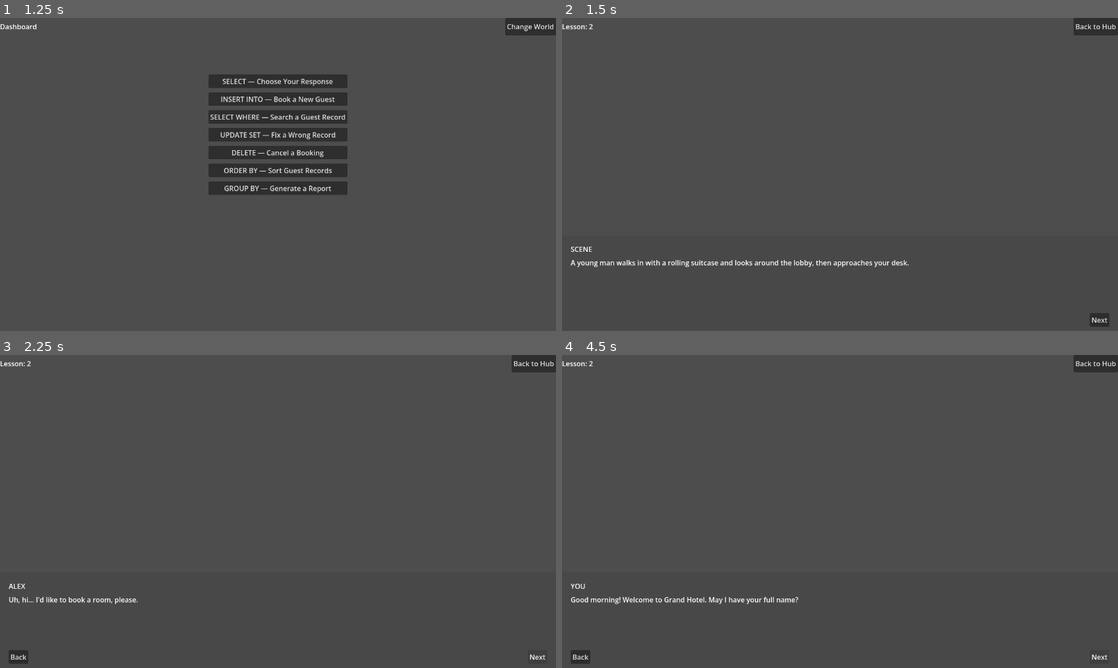
Above: before the commit, frames 1-4 (two rows, left to right).
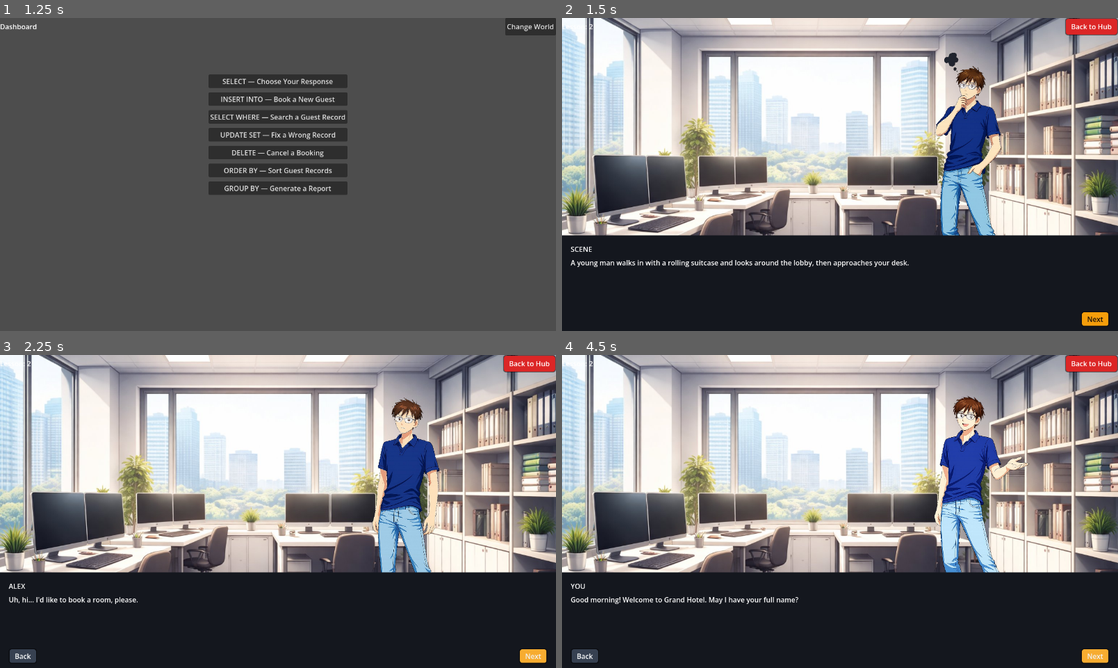
Above: after the commit, the same moments.

Repository: EricNathanCode/C.L.E.D
Game: Godot game, scene res://scene/Main.tscn
The game is run twice, just before and just after one commit, with the same random seed, the same clock (stepped at 60 frames per second) and the same inputs.
Inputs:
- Up to frame 1 (1.25 s): click "Hotel World" at 0.5 s
- Up to frame 2 (1.5 s): click "INSERT INTO — Book a New Guest" at 1.25 s
- Up to frame 3 (2.25 s): click "Next" at 2 s
- Up to frame 4 (4.5 s): click "Back" at 2.75 s; click "Next" at 3.5 s; click "Next" at 4.25 s

Frame 1 is identical in both runs. In frame 2, 92% of the frame differs, in the area x 0-100%, y 0-100%; in frame 3, 92%; in frame 4, 92%.

Commit message:
Phase 4
Testing Image Character and Background Function (Working)

Diff:
--- a/c.l.e.d/gamemode/scripts/GM_Delete.gd
+++ b/c.l.e.d/gamemode/scripts/GM_Delete.gd
@@ -14,6 +14,10 @@
 	$ButtonRow/HintButton.pressed.connect(_on_hint)
 	$ContinueButton.pressed.connect(_on_continue)
 	$SQLTerminal/SQLBlock/Line2/Blank1.text_submitted.connect(func(_t): _on_execute())
+	_style_btn($ButtonRow/ExecuteButton, Color("#F59E0B"), Color("#1A1008"))
+	_style_btn_outline($ButtonRow/HintButton, Color("#4fc3f7"))
+	_style_btn($ContinueButton,          Color("#16A34A"), Color.WHITE)
+	$HintLabel.add_theme_color_override("font_color", Color("#4fc3f7"))
 
 func setup(data: Dictionary) -> void:
 	_step_data = data;  _answer_id = str(data.get("answer_id", ""))
@@ -116,3 +120,33 @@
 	var lbl: Label = Label.new();  lbl.text = txt
 	if is_header: lbl.modulate = Color(1.0, 0.78, 0.0)
 	pc.add_child(lbl);  return pc
+
+# ── Shared button stylers ─────────────────────────────────
+func _style_btn(btn: Button, bg: Color, fg: Color) -> void:
+	btn.add_theme_color_override("font_color", fg)
+	var s := StyleBoxFlat.new()
+	s.bg_color = bg
+	s.border_color = Color(0, 0, 0, 0.5)
+	s.set_border_width_all(2)
+	s.set_corner_radius_all(6)
+	s.content_margin_left = 14; s.content_margin_right  = 14
+	s.content_margin_top  = 6;  s.content_margin_bottom = 6
+	btn.add_theme_stylebox_override("normal", s)
+	var h := s.duplicate() as StyleBoxFlat; h.bg_color = bg.lightened(0.15)
+	btn.add_theme_stylebox_override("hover", h)
+	var p := s.duplicate() as StyleBoxFlat; p.bg_color = bg.darkened(0.15)
+	btn.add_theme_stylebox_override("pressed", p)
+
+func _style_btn_outline(btn: Button, col: Color) -> void:
+	btn.add_theme_color_override("font_color", col)
+	var s := StyleBoxFlat.new()
+	s.bg_color = Color(0, 0, 0, 0)
+	s.border_color = col
+	s.set_border_width_all(2)
+	s.set_corner_radius_all(6)
+	s.content_margin_left = 14; s.content_margin_right  = 14
+	s.content_margin_top  = 6;  s.content_margin_bottom = 6
+	btn.add_theme_stylebox_override("normal", s)
+	var h := s.duplicate() as StyleBoxFlat; h.bg_color = Color(col.r, col.g, col.b, 0.1)
+	btn.add_theme_stylebox_override("hover", h)
+	btn.add_theme_stylebox_override("pressed", h)
--- a/c.l.e.d/gamemode/scripts/GM_GroupBy.gd
+++ b/c.l.e.d/gamemode/scripts/GM_GroupBy.gd
@@ -14,6 +14,10 @@
 	$ButtonRow/HintButton.pressed.connect(_on_hint)
 	$ContinueButton.pressed.connect(_on_continue)
 	$SQLTerminal/SQLBlock/Line3/Blank1.text_submitted.connect(func(_t): _on_execute())
+	_style_btn($ButtonRow/ExecuteButton, Color("#F59E0B"), Color("#1A1008"))
+	_style_btn_outline($ButtonRow/HintButton, Color("#4fc3f7"))
+	_style_btn($ContinueButton,          Color("#16A34A"), Color.WHITE)
+	$HintLabel.add_theme_color_override("font_color", Color("#4fc3f7"))
 
 func setup(data: Dictionary) -> void:
 	_step_data = data;  _answer = data.get("answer", "")
@@ -118,3 +122,33 @@
 	var lbl: Label = Label.new();  lbl.text = txt
 	if is_header: lbl.modulate = Color(1.0, 0.78, 0.0)
 	pc.add_child(lbl);  return pc
+
+# ── Shared button stylers ─────────────────────────────────
+func _style_btn(btn: Button, bg: Color, fg: Color) -> void:
+	btn.add_theme_color_override("font_color", fg)
+	var s := StyleBoxFlat.new()
+	s.bg_color = bg
+	s.border_color = Color(0, 0, 0, 0.5)
+	s.set_border_width_all(2)
+	s.set_corner_radius_all(6)
+	s.content_margin_left = 14; s.content_margin_right  = 14
+	s.content_margin_top  = 6;  s.content_margin_bottom = 6
+	btn.add_theme_stylebox_override("normal", s)
+	var h := s.duplicate() as StyleBoxFlat; h.bg_color = bg.lightened(0.15)
+	btn.add_theme_stylebox_override("hover", h)
+	var p := s.duplicate() as StyleBoxFlat; p.bg_color = bg.darkened(0.15)
+	btn.add_theme_stylebox_override("pressed", p)
+
+func _style_btn_outline(btn: Button, col: Color) -> void:
+	btn.add_theme_color_override("font_color", col)
+	var s := StyleBoxFlat.new()
+	s.bg_color = Color(0, 0, 0, 0)
+	s.border_color = col
+	s.set_border_width_all(2)
+	s.set_corner_radius_all(6)
+	s.content_margin_left = 14; s.content_margin_right  = 14
+	s.content_margin_top  = 6;  s.content_margin_bottom = 6
+	btn.add_theme_stylebox_override("normal", s)
+	var h := s.duplicate() as StyleBoxFlat; h.bg_color = Color(col.r, col.g, col.b, 0.1)
+	btn.add_theme_stylebox_override("hover", h)
+	btn.add_theme_stylebox_override("pressed", h)
--- a/c.l.e.d/gamemode/scripts/GM_InsertInto.gd
+++ b/c.l.e.d/gamemode/scripts/GM_InsertInto.gd
@@ -19,6 +19,10 @@
 	$ButtonRow/HintButton.pressed.connect(_on_hint)
 	$ContinueButton.pressed.connect(_on_continue)
 	for b in _blanks: (b as LineEdit).text_submitted.connect(func(_t): _on_execute())
+	_style_btn($ButtonRow/ExecuteButton, Color("#F59E0B"), Color("#1A1008"))
+	_style_btn_outline($ButtonRow/HintButton, Color("#4fc3f7"))
+	_style_btn($ContinueButton,          Color("#16A34A"), Color.WHITE)
+	$HintLabel.add_theme_color_override("font_color", Color("#4fc3f7"))
 
 func setup(data: Dictionary) -> void:
 	_step_data = data;  _answers = data.get("answers", [])
@@ -130,3 +134,33 @@
 	var lbl: Label = Label.new();  lbl.text = txt
 	if is_header: lbl.modulate = Color(1.0, 0.78, 0.0)
 	pc.add_child(lbl);  return pc
+
+# ── Shared button stylers ─────────────────────────────────
+func _style_btn(btn: Button, bg: Color, fg: Color) -> void:
+	btn.add_theme_color_override("font_color", fg)
+	var s := StyleBoxFlat.new()
+	s.bg_color = bg
+	s.border_color = Color(0, 0, 0, 0.5)
+	s.set_border_width_all(2)
+	s.set_corner_radius_all(6)
+	s.content_margin_left = 14; s.content_margin_right  = 14
+	s.content_margin_top  = 6;  s.content_margin_bottom = 6
+	btn.add_theme_stylebox_override("normal", s)
+	var h := s.duplicate() as StyleBoxFlat; h.bg_color = bg.lightened(0.15)
+	btn.add_theme_stylebox_override("hover", h)
+	var p := s.duplicate() as StyleBoxFlat; p.bg_color = bg.darkened(0.15)
+	btn.add_theme_stylebox_override("pressed", p)
+
+func _style_btn_outline(btn: Button, col: Color) -> void:
+	btn.add_theme_color_override("font_color", col)
+	var s := StyleBoxFlat.new()
+	s.bg_color = Color(0, 0, 0, 0)
+	s.border_color = col
+	s.set_border_width_all(2)
+	s.set_corner_radius_all(6)
+	s.content_margin_left = 14; s.content_margin_right  = 14
+	s.content_margin_top  = 6;  s.content_margin_bottom = 6
+	btn.add_theme_stylebox_override("normal", s)
+	var h := s.duplicate() as StyleBoxFlat; h.bg_color = Color(col.r, col.g, col.b, 0.1)
+	btn.add_theme_stylebox_override("hover", h)
+	btn.add_theme_stylebox_override("pressed", h)
--- a/c.l.e.d/gamemode/scripts/GM_OrderBy.gd
+++ b/c.l.e.d/gamemode/scripts/GM_OrderBy.gd
@@ -14,6 +14,10 @@
 	$ButtonRow/HintButton.pressed.connect(_on_hint)
 	$ContinueButton.pressed.connect(_on_continue)
 	$SQLTerminal/SQLBlock/Line2/Blank1.text_submitted.connect(func(_t): _on_execute())
+	_style_btn($ButtonRow/ExecuteButton, Color("#F59E0B"), Color("#1A1008"))
+	_style_btn_outline($ButtonRow/HintButton, Color("#4fc3f7"))
+	_style_btn($ContinueButton,          Color("#16A34A"), Color.WHITE)
+	$HintLabel.add_theme_color_override("font_color", Color("#4fc3f7"))
 
 func setup(data: Dictionary) -> void:
 	_step_data = data;  _answer = data.get("answer", "").to_upper()
@@ -119,3 +123,33 @@
 	var lbl: Label = Label.new();  lbl.text = txt
 	if is_header: lbl.modulate = Color(1.0, 0.78, 0.0)
 	pc.add_child(lbl);  return pc
+
+# ── Shared button stylers ─────────────────────────────────
+func _style_btn(btn: Button, bg: Color, fg: Color) -> void:
+	btn.add_theme_color_override("font_color", fg)
+	var s := StyleBoxFlat.new()
+	s.bg_color = bg
+	s.border_color = Color(0, 0, 0, 0.5)
+	s.set_border_width_all(2)
+	s.set_corner_radius_all(6)
+	s.content_margin_left = 14; s.content_margin_right  = 14
+	s.content_margin_top  = 6;  s.content_margin_bottom = 6
+	btn.add_theme_stylebox_override("normal", s)
+	var h := s.duplicate() as StyleBoxFlat; h.bg_color = bg.lightened(0.15)
+	btn.add_theme_stylebox_override("hover", h)
+	var p := s.duplicate() as StyleBoxFlat; p.bg_color = bg.darkened(0.15)
+	btn.add_theme_stylebox_override("pressed", p)
+
+func _style_btn_outline(btn: Button, col: Color) -> void:
+	btn.add_theme_color_override("font_color", col)
+	var s := StyleBoxFlat.new()
+	s.bg_color = Color(0, 0, 0, 0)
+	s.border_color = col
+	s.set_border_width_all(2)
+	s.set_corner_radius_all(6)
+	s.content_margin_left = 14; s.content_margin_right  = 14
+	s.content_margin_top  = 6;  s.content_margin_bottom = 6
+	btn.add_theme_stylebox_override("normal", s)
+	var h := s.duplicate() as StyleBoxFlat; h.bg_color = Color(col.r, col.g, col.b, 0.1)
+	btn.add_theme_stylebox_override("hover", h)
+	btn.add_theme_stylebox_override("pressed", h)
--- a/c.l.e.d/gamemode/scripts/GM_Select.gd
+++ b/c.l.e.d/gamemode/scripts/GM_Select.gd
@@ -13,6 +13,10 @@
 	$ButtonRow/HintButton.pressed.connect(_on_hint)
 	$ContinueButton.pressed.connect(_on_continue)
 	$SQLTerminal/QueryLine/IdInput.text_submitted.connect(func(_t): _on_execute())
+	_style_btn($ButtonRow/ExecuteButton, Color("#F59E0B"), Color("#1A1008"))
+	_style_btn_outline($ButtonRow/HintButton, Color("#4fc3f7"))
+	_style_btn($ContinueButton,          Color("#16A34A"), Color.WHITE)
+	$HintLabel.add_theme_color_override("font_color", Color("#4fc3f7"))
 
 func setup(data: Dictionary) -> void:
 	_correct_id = data.get("correct_id", -1)
@@ -138,3 +142,33 @@
 	var lbl: Label = Label.new();  lbl.text = txt
 	if is_header: lbl.modulate = Color(1.0, 0.78, 0.0)
 	pc.add_child(lbl);  return pc
+
+# ── Shared button stylers ─────────────────────────────────
+func _style_btn(btn: Button, bg: Color, fg: Color) -> void:
+	btn.add_theme_color_override("font_color", fg)
+	var s := StyleBoxFlat.new()
+	s.bg_color = bg
+	s.border_color = Color(0, 0, 0, 0.5)
+	s.set_border_width_all(2)
+	s.set_corner_radius_all(6)
+	s.content_margin_left = 14; s.content_margin_right  = 14
+	s.content_margin_top  = 6;  s.content_margin_bottom = 6
+	btn.add_theme_stylebox_override("normal", s)
+	var h := s.duplicate() as StyleBoxFlat; h.bg_color = bg.lightened(0.15)
+	btn.add_theme_stylebox_override("hover", h)
+	var p := s.duplicate() as StyleBoxFlat; p.bg_color = bg.darkened(0.15)
+	btn.add_theme_stylebox_override("pressed", p)
+
+func _style_btn_outline(btn: Button, col: Color) -> void:
+	btn.add_theme_color_override("font_color", col)
+	var s := StyleBoxFlat.new()
+	s.bg_color = Color(0, 0, 0, 0)
+	s.border_color = col
+	s.set_border_width_all(2)
+	s.set_corner_radius_all(6)
+	s.content_margin_left = 14; s.content_margin_right  = 14
+	s.content_margin_top  = 6;  s.content_margin_bottom = 6
+	btn.add_theme_stylebox_override("normal", s)
+	var h := s.duplicate() as StyleBoxFlat; h.bg_color = Color(col.r, col.g, col.b, 0.1)
+	btn.add_theme_stylebox_override("hover", h)
+	btn.add_theme_stylebox_override("pressed", h)
--- a/c.l.e.d/gamemode/scripts/GM_SelectWhere.gd
+++ b/c.l.e.d/gamemode/scripts/GM_SelectWhere.gd
@@ -14,6 +14,10 @@
 	$ButtonRow/HintButton.pressed.connect(_on_hint)
 	$ContinueButton.pressed.connect(_on_continue)
 	$SQLTerminal/SQLBlock/Line2/Blank1.text_submitted.connect(func(_t): _on_execute())
+	_style_btn($ButtonRow/ExecuteButton, Color("#F59E0B"), Color("#1A1008"))
+	_style_btn_outline($ButtonRow/HintButton, Color("#4fc3f7"))
+	_style_btn($ContinueButton,          Color("#16A34A"), Color.WHITE)
+	$HintLabel.add_theme_color_override("font_color", Color("#4fc3f7"))
 
 func setup(data: Dictionary) -> void:
 	_step_data = data;  _answer = data.get("answer", "")
@@ -118,3 +122,33 @@
 	var lbl: Label = Label.new();  lbl.text = txt
 	if is_header: lbl.modulate = Color(1.0, 0.78, 0.0)
 	pc.add_child(lbl);  return pc
+
+# ── Shared button stylers ─────────────────────────────────
+func _style_btn(btn: Button, bg: Color, fg: Color) -> void:
+	btn.add_theme_color_override("font_color", fg)
+	var s := StyleBoxFlat.new()
+	s.bg_color = bg
+	s.border_color = Color(0, 0, 0, 0.5)
+	s.set_border_width_all(2)
+	s.set_corner_radius_all(6)
+	s.content_margin_left = 14; s.content_margin_right  = 14
+	s.content_margin_top  = 6;  s.content_margin_bottom = 6
+	btn.add_theme_stylebox_override("normal", s)
+	var h := s.duplicate() as StyleBoxFlat; h.bg_color = bg.lightened(0.15)
+	btn.add_theme_stylebox_override("hover", h)
+	var p := s.duplicate() as StyleBoxFlat; p.bg_color = bg.darkened(0.15)
+	btn.add_theme_stylebox_override("pressed", p)
+
+func _style_btn_outline(btn: Button, col: Color) -> void:
+	btn.add_theme_color_override("font_color", col)
+	var s := StyleBoxFlat.new()
+	s.bg_color = Color(0, 0, 0, 0)
+	s.border_color = col
+	s.set_border_width_all(2)
+	s.set_corner_radius_all(6)
+	s.content_margin_left = 14; s.content_margin_right  = 14
+	s.content_margin_top  = 6;  s.content_margin_bottom = 6
+	btn.add_theme_stylebox_override("normal", s)
+	var h := s.duplicate() as StyleBoxFlat; h.bg_color = Color(col.r, col.g, col.b, 0.1)
+	btn.add_theme_stylebox_override("hover", h)
+	btn.add_theme_stylebox_override("pressed", h)
--- a/c.l.e.d/gamemode/scripts/GM_UpdateSet.gd
+++ b/c.l.e.d/gamemode/scripts/GM_UpdateSet.gd
@@ -17,6 +17,10 @@
 	$ContinueButton.pressed.connect(_on_continue)
 	$SQLTerminal/SQLBlock/Line2/Blank1.text_submitted.connect(func(_t): _on_execute())
 	$SQLTerminal/SQLBlock/Line3/Blank2.text_submitted.connect(func(_t): _on_execute())
+	_style_btn($ButtonRow/ExecuteButton, Color("#F59E0B"), Color("#1A1008"))
+	_style_btn_outline($ButtonRow/HintButton, Color("#4fc3f7"))
+	_style_btn($ContinueButton,          Color("#16A34A"), Color.WHITE)
+	$HintLabel.add_theme_color_override("font_color", Color("#4fc3f7"))
 
 func setup(data: Dictionary) -> void:
 	_step_data = data;  _answer_value = data.get("answer_value", "")
@@ -129,3 +133,33 @@
 	var lbl: Label = Label.new();  lbl.text = txt
 	if is_header: lbl.modulate = Color(1.0, 0.78, 0.0)
 	pc.add_child(lbl);  return pc
+
+# ── Shared button stylers ─────────────────────────────────
+func _style_btn(btn: Button, bg: Color, fg: Color) -> void:
+	btn.add_theme_color_override("font_color", fg)
+	var s := StyleBoxFlat.new()
+	s.bg_color = bg
+	s.border_color = Color(0, 0, 0, 0.5)
+	s.set_border_width_all(2)
+	s.set_corner_radius_all(6)
+	s.content_margin_left = 14; s.content_margin_right  = 14
+	s.content_margin_top  = 6;  s.content_margin_bottom = 6
+	btn.add_theme_stylebox_override("normal", s)
+	var h := s.duplicate() as StyleBoxFlat; h.bg_color = bg.lightened(0.15)
+	btn.add_theme_stylebox_override("hover", h)
+	var p := s.duplicate() as StyleBoxFlat; p.bg_color = bg.darkened(0.15)
+	btn.add_theme_stylebox_override("pressed", p)
+
+func _style_btn_outline(btn: Button, col: Color) -> void:
+	btn.add_theme_color_override("font_color", col)
+	var s := StyleBoxFlat.new()
+	s.bg_color = Color(0, 0, 0, 0)
+	s.border_color = col
+	s.set_border_width_all(2)
+	s.set_corner_radius_all(6)
+	s.content_margin_left = 14; s.content_margin_right  = 14
+	s.content_margin_top  = 6;  s.content_margin_bottom = 6
+	btn.add_theme_stylebox_override("normal", s)
+	var h := s.duplicate() as StyleBoxFlat; h.bg_color = Color(col.r, col.g, col.b, 0.1)
+	btn.add_theme_stylebox_override("hover", h)
+	btn.add_theme_stylebox_override("pressed", h)
--- a/c.l.e.d/scene/GameScreen.tscn
+++ b/c.l.e.d/scene/GameScreen.tscn
@@ -7,7 +7,19 @@
 anchors_preset = 15
 anchor_right = 1.0
 anchor_bottom = 1.0
+grow_horizontal = 2
+grow_vertical = 2
 script = ExtResource("1")
+
+[node name="SceneBG" type="TextureRect" parent="."]
+layout_mode = 0
+anchors_preset = 15
+anchor_right = 1.0
+anchor_bottom = 1.0
+grow_horizontal = 2
+grow_vertical = 2
+expand_mode = 1
+stretch_mode = 6
 
 [node name="TopBar" type="HBoxContainer" parent="." unique_id=1057576395]
 layout_mode = 0
@@ -23,6 +35,19 @@
 layout_mode = 2
 text = "Back to Hub"
 
+[node name="CharacterSprite" type="TextureRect" parent="."]
+layout_mode = 0
+anchor_left = 0.45
+anchor_top = 0.0
+anchor_right = 1.0
+anchor_bottom = 1.0
+offset_top = 40.0
+offset_bottom = 0.0
+grow_horizontal = 2
+grow_vertical = 2
+expand_mode = 1
+stretch_mode = 5
+
 [node name="DialogueBG" type="ColorRect" parent="." unique_id=2141709831]
 layout_mode = 0
 anchor_top = 1.0
@@ -30,7 +55,7 @@
 anchor_bottom = 1.0
 offset_top = -220.0
 mouse_filter = 2
-color = Color(0.27022228, 0.27022183, 0.27022168, 0.65)
+color = Color(0.08, 0.09, 0.12, 1.0)
 
 [node name="DialogueArea" type="VBoxContainer" parent="." unique_id=1094254853]
 layout_mode = 0
@@ -72,9 +97,19 @@
 
 [node name="SQLOverlay" type="Control" parent="." unique_id=347754877]
 visible = false
-anchors_preset = 0
+anchors_preset = 15
 anchor_right = 1.0
 anchor_bottom = 1.0
+
+[node name="SQLBackground" type="ColorRect" parent="SQLOverlay"]
+layout_mode = 0
+anchors_preset = 15
+anchor_right = 1.0
+anchor_bottom = 1.0
+grow_horizontal = 2
+grow_vertical = 2
+color = Color(0.06, 0.07, 0.1, 1.0)
+mouse_filter = 2
 
 [node name="CenterContainer" type="CenterContainer" parent="SQLOverlay" unique_id=1985496576]
 layout_mode = 0
--- a/c.l.e.d/scripts/GameScreen.gd
+++ b/c.l.e.d/scripts/GameScreen.gd
@@ -1,11 +1,6 @@
 extends Control
 # ═══════════════════════════════════════════════════════
 #  GAME SCREEN  —  scripts/GameScreen.gd
-#
-#  Back button behaviour:
-#    In dialogue  → step - 1, re-run step (hidden at step 0)
-#    In overlay   → close overlay, step - 1, re-run step
-#                   (player sees the dialogue they came from)
 # ═══════════════════════════════════════════════════════
 
 const GM_SCENES: Dictionary = {
@@ -18,9 +13,32 @@
 	"group_by":     "res://gamemode/scene/GM_GroupBy.tscn",
 }
 
-var _story:      Array = []
-var _step:       int   = 0
-var _current_gm: Node  = null
+const BG_HOTEL := "res://images/background/Office.png"
+
+const MC_EXPR: Dictionary = {
+	"idle":     "res://images/characters/MC/_MC__IDLE.png",
+	"talk":     "res://images/characters/MC/_MC__TALK.png",
+	"thinking": "res://images/characters/MC/_MC__THINKING.png",
+	"confuse":  "res://images/characters/MC/_MC__CONFUSE.png",
+	"shock":    "res://images/characters/MC/_MC__SHOCK.png",
+}
+
+const CHAR_TO_EXPR: Dictionary = {
+	"you":           "talk",
+	"scene":         "thinking",
+	"guest":         "idle",
+	"guest2":        "idle",
+	"guest3":        "idle",
+	"mgr":           "idle",
+	"ff_customer":   "idle",
+	"ff_supervisor": "idle",
+}
+
+var _mc_textures: Dictionary = {}
+var _bg_textures: Dictionary = {}
+var _story:       Array      = []
+var _step:        int        = 0
+var _current_gm:  Node       = null
 
 func _ready() -> void:
 	$TopBar/BackToHubButton.pressed.connect(_on_back_to_hub)
@@ -28,10 +46,80 @@
 	$DialogueArea/DialogueButtons/BackButton.pressed.connect(_on_back)
 	$SQLOverlay/CenterContainer/PanelContainer/OuterVBox/BackToDialogueButton.pressed.connect(_on_back)
 
+	# ── Button colours ────────────────────────────────────
+	_style_btn($TopBar/BackToHubButton,          Color("#DC2626"), Color.WHITE)
+	_style_btn($DialogueArea/DialogueButtons/BackButton, Color("#374151"), Color.WHITE)
+	_style_btn($DialogueArea/DialogueButtons/NextButton, Color("#F59E0B"), Color("#1A1008"))
+	_style_btn($SQLOverlay/CenterContainer/PanelContainer/OuterVBox/BackToDialogueButton,
+		Color("#2563EB"), Color.WHITE)
+
+	_load_all_textures()
+
+# ── Texture loading ───────────────────────────────────────
+func _load_all_textures() -> void:
+	for key in MC_EXPR:
+		var tex := _load_texture(MC_EXPR[key])
+		if tex:
+			_mc_textures[key] = tex
+
+	var bg := _load_texture(BG_HOTEL)
+	if bg:
+		_bg_textures["hotel"] = bg
+	else:
+		push_warning("CLED: background not found — " + BG_HOTEL)
+
+func _load_texture(res_path: String) -> Texture2D:
+	# Method 1 — Godot resource system
+	if ResourceLoader.exists(res_path):
+		var tex := ResourceLoader.load(res_path) as Texture2D
+		if tex:
+			return tex
+
+	# Method 2 — FileAccess + buffer (works without .import files)
+	var abs_path: String = ProjectSettings.globalize_path(res_path)
+	var fa := FileAccess.open(abs_path, FileAccess.READ)
+	if fa:
+		var data: PackedByteArray = fa.get_buffer(fa.get_length())
+		fa.close()
+		var img := Image.new()
+		if img.load_png_from_buffer(data) == OK:
+			# Force RGBA8 so ImageTexture accepts it
+			if img.get_format() != Image.FORMAT_RGBA8:
+				img.convert(Image.FORMAT_RGBA8)
+			return ImageTexture.create_from_image(img)
+
+	# Method 3 — Image.load() fallback
+	var img2 := Image.new()
+	if img2.load(abs_path) == OK:
+		if img2.get_format() != Image.FORMAT_RGBA8:
+			img2.convert(Image.FORMAT_RGBA8)
+		return ImageTexture.create_from_image(img2)
+
+	push_warning("CLED: cannot load → " + res_path)
+	return null
+
+# ── Apply textures ────────────────────────────────────────
+func _set_background(world: String) -> void:
+	if _bg_textures.has(world):
+		$SceneBG.texture = _bg_textures[world]
+	else:
+		$SceneBG.texture = null
+
+func _set_expression(expr_key: String) -> void:
+	var key: String = expr_key if _mc_textures.has(expr_key) else "idle"
+	if _mc_textures.has(key):
+		$CharacterSprite.texture = _mc_textures[key]
+		$CharacterSprite.visible = true
+	else:
+		$CharacterSprite.visible = false
+
+# ── Load lesson ───────────────────────────────────────────
 func load_lesson(id) -> void:
 	_story = _get_story(id)
 	_step  = 0
 	$TopBar/LessonLabel.text = "Lesson: " + str(id)
+	_set_background(GameManager.world)
+	_set_expression("idle")
 	_close_overlay()
 	_run_step()
 
@@ -42,49 +130,48 @@
 		return
 
 	var s: Dictionary = _story[_step]
-
-	# Back button: visible only when there is a previous step
 	$DialogueArea/DialogueButtons/BackButton.visible = _step > 0
 
 	match s["type"]:
 		"dialogue":
-			$DialogueArea/CharacterName.text             = s.get("name", "")
-			$DialogueArea/DialogueText.text              = s.get("text", "")
+			_set_expression(CHAR_TO_EXPR.get(s.get("char", ""), "idle"))
+			$DialogueArea/CharacterName.text                 = s.get("name", "")
+			$DialogueArea/DialogueText.text                  = s.get("text", "")
 			$DialogueArea/DialogueButtons/NextButton.visible = true
 
 		"sql_choice":
+			_set_expression("confuse")
 			$DialogueArea/DialogueButtons/NextButton.visible = false
 			_show_challenge(s, "select")
 
 		"sql_fill":
+			_set_expression("confuse")
 			$DialogueArea/DialogueButtons/NextButton.visible = false
 			_show_challenge(s, s.get("gamemode", ""))
 
 		"end":
 			get_tree().root.get_node("Main").show_screen("complete")
 
-# ── Challenge overlay ─────────────────────────────────────
+# ── SQL Terminal ──────────────────────────────────────────
 func _show_challenge(step: Dictionary, gm_key: String) -> void:
 	var path: String = GM_SCENES.get(gm_key, "")
 	if path.is_empty():
 		push_error("GameScreen: unknown gamemode key: " + gm_key)
 		return
-
 	_clear_gm()
-
 	var packed: PackedScene = load(path)
 	_current_gm = packed.instantiate()
-
-	var container: Node = $SQLOverlay/CenterContainer/PanelContainer/OuterVBox/ScrollContainer/GMContainer
-	container.add_child(_current_gm)
+	$SQLOverlay/CenterContainer/PanelContainer/OuterVBox/ScrollContainer/GMContainer.add_child(_current_gm)
 	_current_gm.on_correct.connect(_on_gm_correct)
 	_current_gm.setup(step)
-
-	$SQLOverlay.visible  = true
-	$DialogueBG.visible  = false
-	$DialogueArea.visible = false
+	$SceneBG.visible         = false
+	$CharacterSprite.visible = false
+	$DialogueBG.visible      = false
+	$DialogueArea.visible    = false
+	$SQLOverlay.visible      = true
 
 func _on_gm_correct() -> void:
+	_set_expression("shock")
 	_close_overlay()
 	_step += 1
 	_run_step()
@@ -95,10 +182,7 @@
 	_run_step()
 
 func _on_back() -> void:
-	# If overlay is open, close it first — player returns to the
-	# dialogue step that came just before this SQL challenge
-	_close_overlay()
-	# Go back one step (clamp at 0)
+	_close_overlay()
 	_step = max(0, _step - 1)
 	_run_step()
 
@@ -106,11 +190,12 @@
 	_close_overlay()
 	get_tree().root.get_node("Main").show_screen("dashboard")
 
-# ── Helpers ───────────────────────────────────────────────
 func _close_overlay() -> void:
-	$SQLOverlay.visible   = false
-	$DialogueBG.visible   = true
-	$DialogueArea.visible = true
+	$SceneBG.visible         = true
+	$CharacterSprite.visible = true
+	$DialogueBG.visible      = true
+	$DialogueArea.visible    = true
+	$SQLOverlay.visible      = false
 	_clear_gm()
 
 func _clear_gm() -> void:
@@ -124,12 +209,31 @@
 		script = preload("res://scripts/data/HotelData.gd").new()
 	else:
 		script = preload("res://scripts/data/FFData.gd").new()
-
 	var result: Array = []
 	if script.LESSONS.has(id):
 		result = script.LESSONS[id].duplicate(true)
 	else:
 		push_error("GameScreen: lesson id not found: " + str(id))
-
 	script.free()
 	return result
+
+# ── Shared button styler ──────────────────────────────────
+func _style_btn(btn: Button, bg: Color, fg: Color,
+		border: Color = Color(0, 0, 0, 0.5)) -> void:
+	btn.add_theme_color_override("font_color", fg)
+	var s := StyleBoxFlat.new()
+	s.bg_color = bg
+	s.border_color = border
+	s.set_border_width_all(2)
+	s.set_corner_radius_all(6)
+	s.content_margin_left   = 14
+	s.content_margin_right  = 14
+	s.content_margin_top    = 6
+	s.content_margin_bottom = 6
+	btn.add_theme_stylebox_override("normal", s)
+	var h := s.duplicate() as StyleBoxFlat
+	h.bg_color = bg.lightened(0.15)
+	btn.add_theme_stylebox_override("hover", h)
+	var p := s.duplicate() as StyleBoxFlat
+	p.bg_color = bg.darkened(0.15)
+	btn.add_theme_stylebox_override("pressed", p)
Binary file added: c.l.e.d/images/background/Office.png
Binary file added: c.l.e.d/images/characters/MC/_MC__CONFUSE.png
Binary file added: c.l.e.d/images/characters/MC/_MC__IDLE.png
Binary file added: c.l.e.d/images/characters/MC/_MC__SHOCK.png
Binary file added: c.l.e.d/images/characters/MC/_MC__TALK.png
Binary file added: c.l.e.d/images/characters/MC/_MC__THINKING.png
Not shown: 1 places in c.l.e.d/scene/GameScreen.tscn that only renumber resources
